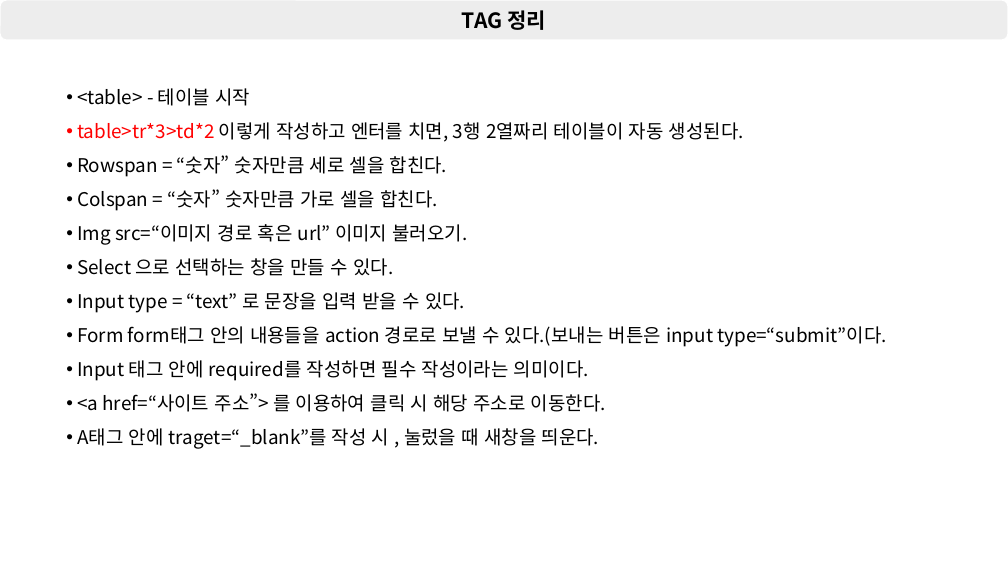
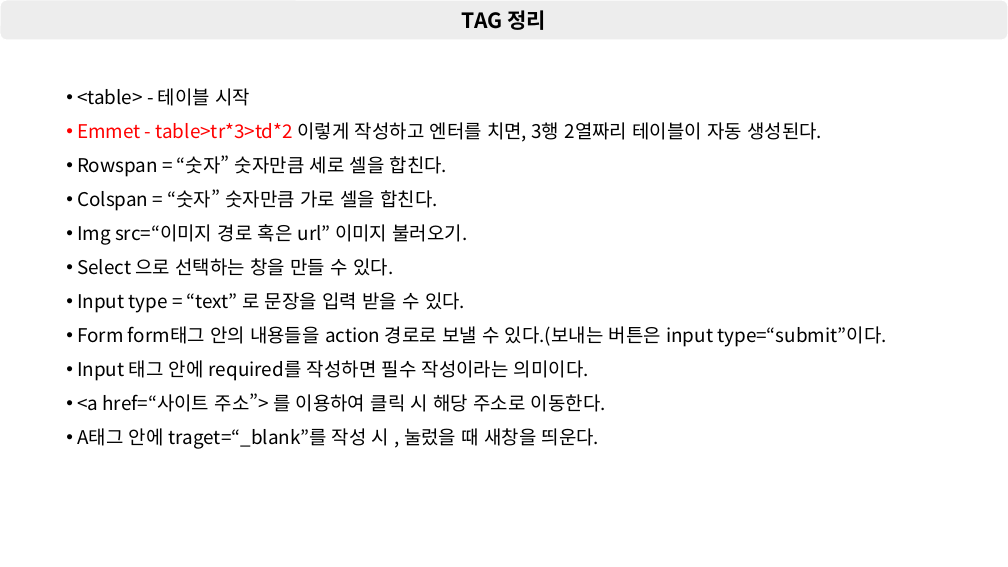
Before and after one commit to shchoichoko/web, a slide deck: slide 11 of HTML,CSS_DAY1/강의 정리_(vsCode세팅_Git세팅).pptx. Drawn at 1008x567 pixels with LibreOffice and Linux fonts; fonts in the diff are those of the drawing. Boxes give left, top, right and bottom in pixels: in the first picture for what was removed or moved away, otherwise in the second. Text is boxed around its words. In the diff, an @@ line names an element or a change of style, - is before the commit and + after.

```diff
--- a/HTML,CSS_DAY1/강의 정리_(vsCode세팅_Git세팅).pptx
+++ b/HTML,CSS_DAY1/강의 정리_(vsCode세팅_Git세팅).pptx
@@ text at (77,122,822,142): text changed @@
-• table>tr*3>td*2 이렇게 작성하고 엔터를 치면, 3행 2열짜리 테이블이 자동 생성된다.
+• Emmet - table>tr*3>td*2 이렇게 작성하고 엔터를 치면, 3행 2열짜리 테이블이 자동 생성된다.
```
Also in this commit, not shown: 2 other files.
